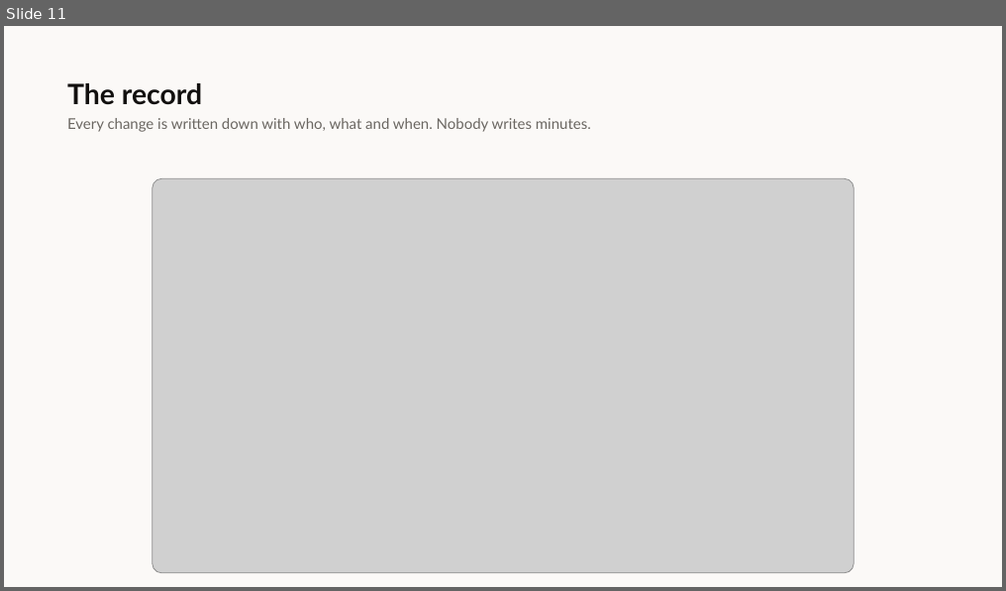
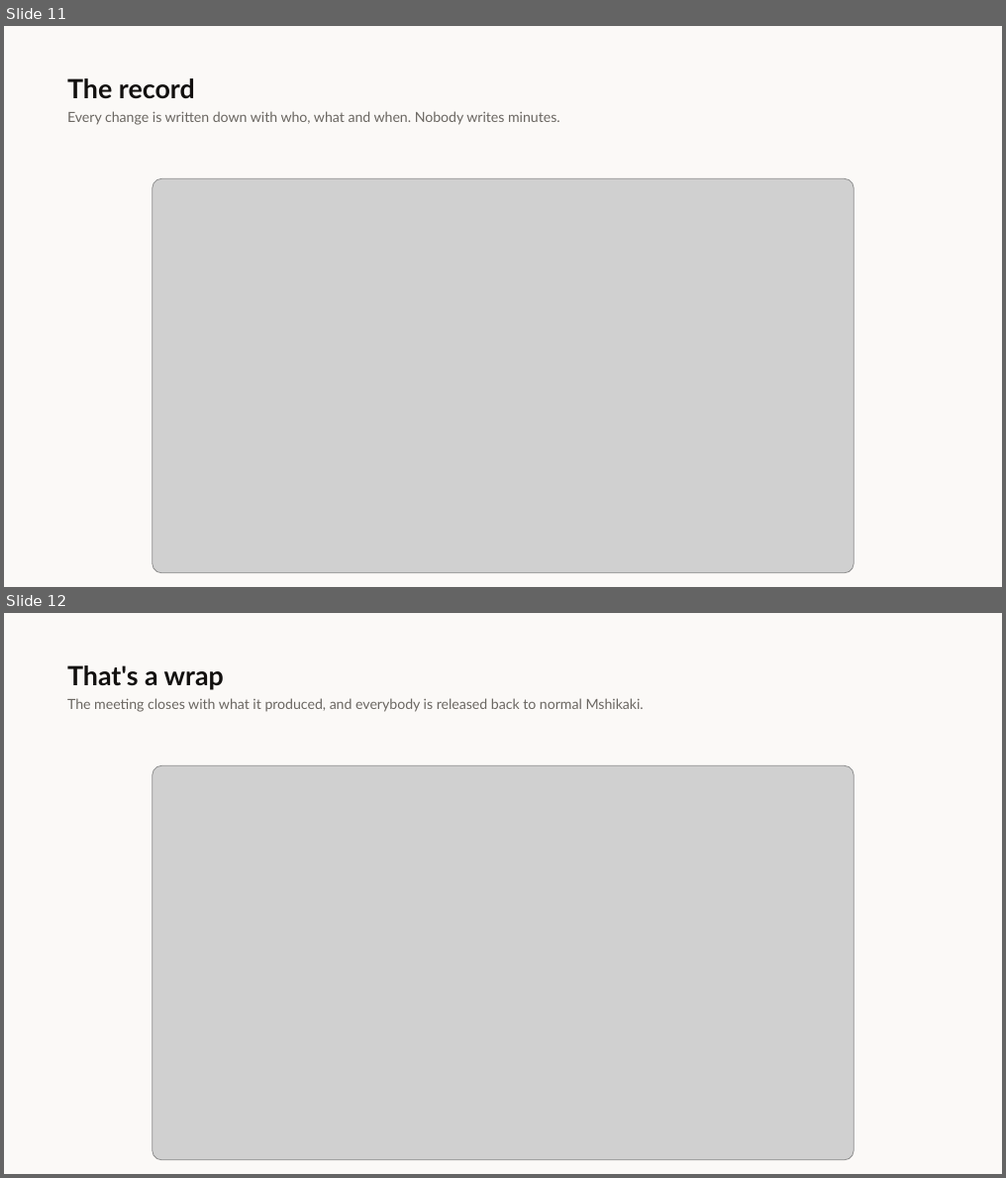
Before and after one commit to Herman-Gathege/Mshikaki-Meetings-App, a slide deck: docs/presentations/Mshikaki-Walkthrough.pptx. Shown one above the other, each under a label of ours: slide 11 before the commit, slides 11 and 12 after it. The pictures are 1006x591 and 1006x1178 pixels, drawn with LibreOffice and Linux fonts; fonts in the diff are those of the drawing; grey boxes stand for pictures. Boxes give left, top, right and bottom in pixels: in the first picture for what was removed or moved away, otherwise in the second. Text is boxed around its words. In the diff, an @@ line names an element or a change of style, - is before the commit and + after.

```diff
--- a/docs/presentations/Mshikaki-Walkthrough.pptx
+++ b/docs/presentations/Mshikaki-Walkthrough.pptx
@@ slide 12 added at (x1=4, y1=613, x2=1002, y2=1174), background #FBF9F7 @@
@@ text added at (x1=67, y1=665, x2=224, y2=690), 25.5 pt, text #12100F, bold @@
+That's a wrap
@@ text added at (x1=67, y1=698, x2=644, y2=712), 13.5 pt, text #6B6762 @@
+The meeting closes with what it produced, and everybody is released back to normal Mshikaki.
@@ picture added at (x1=152, y1=765, x2=853, y2=1160) @@
@@ slide 11 changed as well @@
@@ text "The record" at (x1=67, y1=78, x2=195, y2=99): size 27 to 25.5 pt @@
@@ text "Every change is written down ..." at (x1=67, y1=111, x2=560, y2=125): size 14.2 to 13.5 pt @@
```
Also in this commit, not shown: 7 other slides changed, 5 other slides added, 5 slides removed.
